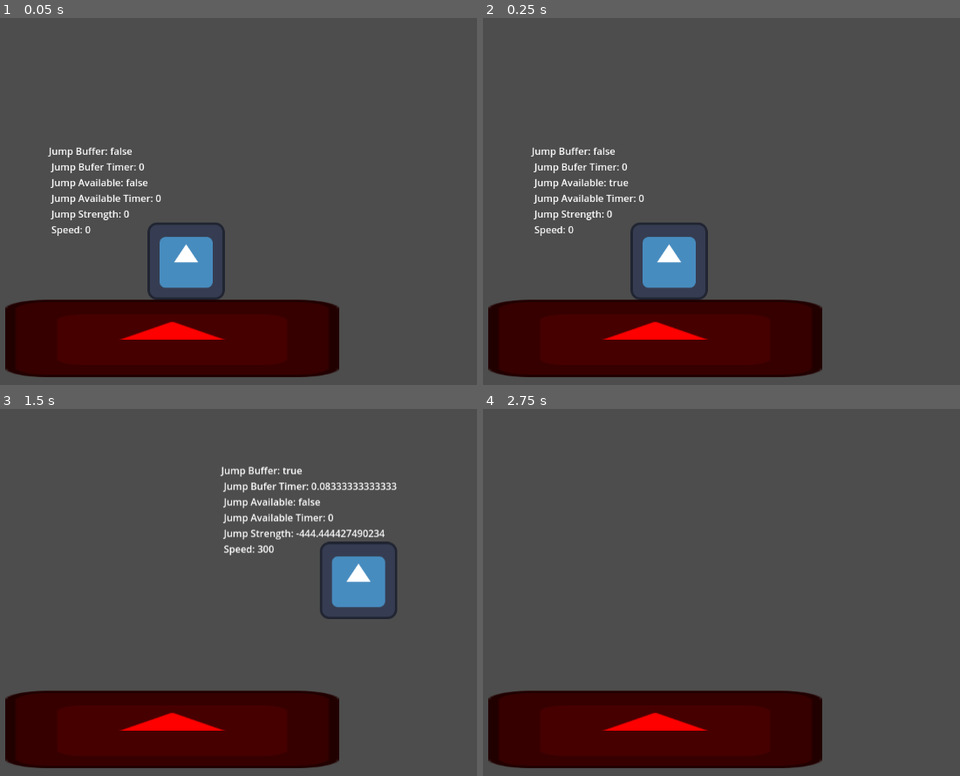
Above: before the commit, frames 1-4 (two rows, left to right).
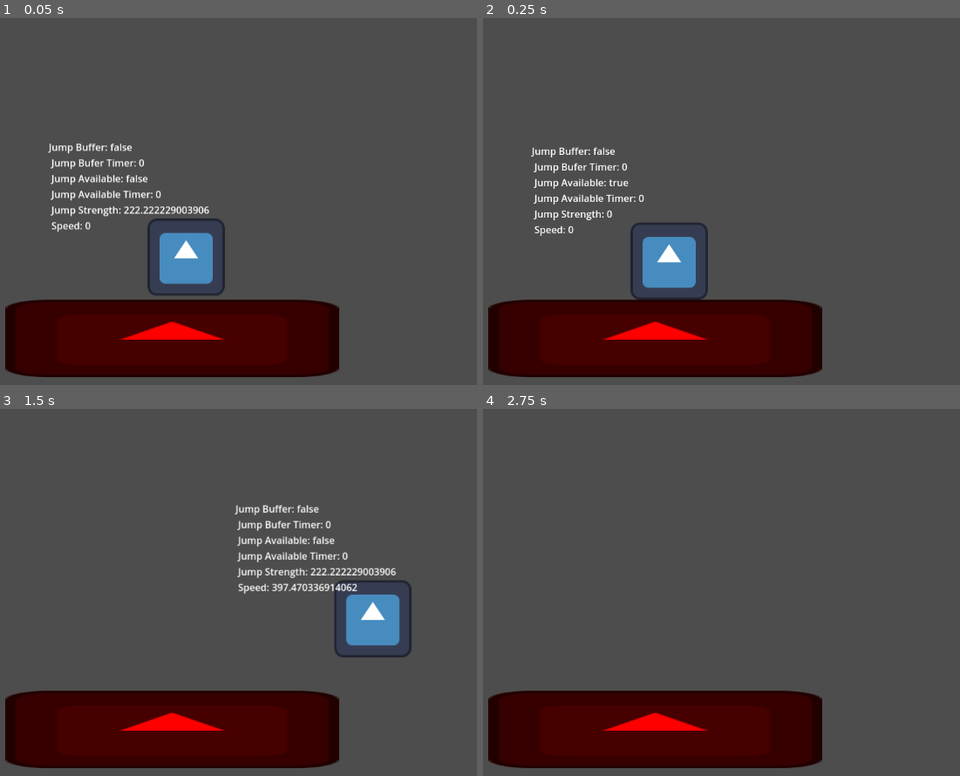
Above: after the commit, the same moments.

Repository: alexbernachi/Project-7
Game: Godot game, scene res://Prototype.tscn
The game is run twice, just before and just after one commit, with the same random seed, the same clock (stepped at 60 frames per second) and the same inputs. The project has no main scene, so this scene is started directly. The engine's default icon, where the game draws it, is replaced by a stand-in: a white triangle on a blue panel in a dark square.
Inputs:
- Up to frame 1 (0.05 s): no input
- Up to frame 2 (0.25 s): no input
- Up to frame 3 (1.5 s): tap Enter at 0.5 s; hold W (Jump) 0.53-1.28 s; hold D (Right) from 0.53 s (still down); tap W (Jump) at 1.35 s
- Up to frame 4 (2.75 s): tap W (Jump) at 1.52, 1.82 s; release D (Right) at 2.03 s; hold A (Left) from 2.03 s (still down); hold W (Jump) from 2.03 s (still down)

The runs differ from the first frame. In frame 1, 2.8% of the frame differs, in the area x 10-48%, y 34-77%; in frame 2, less than 0.1%; in frame 3, 6.4%, in the area x 46-87%, y 15-68%; in frame 4, nothing differs.

Commit message:
Player Movement Upgrade
+ added movement with acceleration and friction
+ added controller support
* Rearrange Code for easy read and better handle
*fix Jump buffer bug that give the player max jump height
- Remove the jump limit and make jump variable height custom for holding

Diff:
--- a/Player/player.gd
+++ b/Player/player.gd
@@ -11,17 +11,22 @@
 @export var Jump_Time_to_Ascend : float
 @export var Jump_Time_to_Descend : float
 
+#Jump_velocity calculate and give the player Jump
+#Jump Gravity and Fall Gravity calculate and give gravity to the player, depend on the Ascened and Descend
 @onready var Jump_Velocity : float = ((2.0 * Jump_Strength ) / Jump_Time_to_Ascend) * -1.0
 @onready var Jump_Gravity : float = ((-2.0 * Jump_Strength) / (Jump_Time_to_Ascend * Jump_Time_to_Ascend)) * -1.0
 @onready var Fall_Gravity : float = ((-2.0 * Jump_Strength) / (Jump_Time_to_Descend * Jump_Time_to_Descend)) * -1.0
 
 @export var Speed : float
+@export var Acceleration : float
+@export var Friction : float
 
-@export var Engine_Speed: float
+@export_range(0,1) var Engine_Speed: float = 1
 
 var Jump_Available :bool = false
 var Jump_Buffer: bool = false
 
+#check for Debug input
 var input: float
 
 func _physics_process(delta):
@@ -31,8 +36,11 @@
 	if is_on_floor():
 		Coyote_Timer.stop()
 		Jump_Available = true
-		if Jump_Buffer and is_on_floor():
+	# If Jump buffer is on, It made the Player Jump
+		if Jump_Buffer:
+			if Input.is_action_pressed("Jump") :
 				Jump()
+			Jump_Buffer = false
 
 	#check if it not on floor
 	if not is_on_floor():
@@ -45,22 +53,25 @@
 
 	# Handle Jump.
 	if Input.is_action_just_pressed("Jump"):
-		#Make Jump buffer true and start the timer
-		Jump_Buffer = true
-		Jump_Buffer_Timer.start(Coyote_Jump_Time)
+
 		if Jump_Available:
 			Jump()
+		#Make Jump buffer true and start the timer
+		else:
+			Jump_Buffer = true
+			Jump_Buffer_Timer.start(Jump_Buffer_Time)
 
 	#Make variable Jump Height, holding down the button just increase their jump height
-	if Input.is_action_just_released("Jump") and velocity.y < 0.0 :
-		velocity.y = Jump_Velocity / 2
+	if Input.is_action_just_released("Jump") and velocity.y < 0:
+		velocity.y = 0
 
 	# Get the input direction and handle the movement/deceleration.
+	# Give the player some acceleration and Friction
 	var direction = Input.get_axis("Left", "Right")
 	if direction:
-		velocity.x = direction * Speed
+		velocity.x = lerp(velocity.x, Speed * direction, Acceleration)
 	else:
-		velocity.x = move_toward(velocity.x, 0, Speed)
+		velocity.x = lerp(velocity.x, 0.0 , Friction)
 
 	move_and_slide()
 	Reset_Game()
@@ -69,6 +80,16 @@
 func Jump() -> void:
 	velocity.y = Jump_Velocity
 	Jump_Available = false
+
+#Give gravity either from a jump or walking off the stage
+func Get_Gravity () -> float:
+	if velocity.y < 0.0:
+		return Jump_Gravity
+	else:
+		return Fall_Gravity
+
+
+#region Debugging
 
 @warning_ignore("unused_parameter")
 func _process(delta):
@@ -95,6 +116,7 @@
 	if Input.is_action_just_pressed("Reset"):
 		get_tree().reload_current_scene()
 	pass
+#endregion
 
 func Debug_View():
 	#Debug for Jump Buffer and Coyote Jump
@@ -106,12 +128,7 @@
 		+ "\n Speed: " + str(velocity.x)
 	pass
 
-#Give gravity either from a jump or walking off the stage
-func Get_Gravity () -> float:
-	if velocity.y < 0.0:
-		return Jump_Gravity
-	else:
-		return Fall_Gravity
+#region Timer Time out
 
 #turn off Coyote Jump
 func _on_coyote_timer_timeout():
@@ -122,3 +139,4 @@
 func Jump_Buffer_Timeout():
 	Jump_Buffer = false
 	pass # Replace with function body.
+#endregion
--- a/Player/player.tscn
+++ b/Player/player.tscn
@@ -8,6 +8,8 @@
 
 [node name="Player" type="CharacterBody2D"]
 script = ExtResource("1_g6d1r")
+Acceleration = 0.1
+Friction = 0.8
 
 [node name="Icon" type="Sprite2D" parent="."]
 texture = ExtResource("1_4ds21")
--- a/Prototype.tscn
+++ b/Prototype.tscn
@@ -10,13 +10,14 @@
 
 [node name="Player" parent="." instance=ExtResource("1_55mg0")]
 position = Vector2(599, 429)
-Jump_Buffer_Time = 0.1
+Jump_Buffer_Time = 0.4
 Coyote_Jump_Time = 0.2
 Jump_Strength = 200.0
-Jump_Time_to_Ascend = 0.3
-Jump_Time_to_Descend = 0.2
-Speed = 300.0
-Engine_Speed = 1.0
+Jump_Time_to_Ascend = 0.4
+Jump_Time_to_Descend = 0.3
+Speed = 400.0
+Acceleration = 0.085
+Friction = 0.25
 
 [node name="StaticBody2D" type="StaticBody2D" parent="."]
 modulate = Color(1, 0, 0, 1)
--- a/project.godot
+++ b/project.godot
@@ -20,12 +20,14 @@
 "deadzone": 0.5,
 "events": [Object(InputEventKey,"resource_local_to_scene":false,"resource_name":"","device":-1,"window_id":0,"alt_pressed":false,"shift_pressed":false,"ctrl_pressed":false,"meta_pressed":false,"pressed":false,"keycode":0,"physical_keycode":65,"key_label":0,"unicode":97,"echo":false,"script":null)
 , Object(InputEventKey,"resource_local_to_scene":false,"resource_name":"","device":-1,"window_id":0,"alt_pressed":false,"shift_pressed":false,"ctrl_pressed":false,"meta_pressed":false,"pressed":false,"keycode":0,"physical_keycode":4194319,"key_label":0,"unicode":0,"echo":false,"script":null)
+, Object(InputEventJoypadMotion,"resource_local_to_scene":false,"resource_name":"","device":-1,"axis":0,"axis_value":-1.0,"script":null)
 ]
 }
 Right={
 "deadzone": 0.5,
 "events": [Object(InputEventKey,"resource_local_to_scene":false,"resource_name":"","device":-1,"window_id":0,"alt_pressed":false,"shift_pressed":false,"ctrl_pressed":false,"meta_pressed":false,"pressed":false,"keycode":0,"physical_keycode":68,"key_label":0,"unicode":100,"echo":false,"script":null)
 , Object(InputEventKey,"resource_local_to_scene":false,"resource_name":"","device":-1,"window_id":0,"alt_pressed":false,"shift_pressed":false,"ctrl_pressed":false,"meta_pressed":false,"pressed":false,"keycode":0,"physical_keycode":4194321,"key_label":0,"unicode":0,"echo":false,"script":null)
+, Object(InputEventJoypadMotion,"resource_local_to_scene":false,"resource_name":"","device":-1,"axis":0,"axis_value":1.0,"script":null)
 ]
 }
 Jump={
@@ -33,16 +35,19 @@
 "events": [Object(InputEventKey,"resource_local_to_scene":false,"resource_name":"","device":-1,"window_id":0,"alt_pressed":false,"shift_pressed":false,"ctrl_pressed":false,"meta_pressed":false,"pressed":false,"keycode":0,"physical_keycode":87,"key_label":0,"unicode":119,"echo":false,"script":null)
 , Object(InputEventKey,"resource_local_to_scene":false,"resource_name":"","device":-1,"window_id":0,"alt_pressed":false,"shift_pressed":false,"ctrl_pressed":false,"meta_pressed":false,"pressed":false,"keycode":0,"physical_keycode":32,"key_label":0,"unicode":32,"echo":false,"script":null)
 , Object(InputEventKey,"resource_local_to_scene":false,"resource_name":"","device":-1,"window_id":0,"alt_pressed":false,"shift_pressed":false,"ctrl_pressed":false,"meta_pressed":false,"pressed":false,"keycode":0,"physical_keycode":4194320,"key_label":0,"unicode":0,"echo":false,"script":null)
+, Object(InputEventJoypadButton,"resource_local_to_scene":false,"resource_name":"","device":-1,"button_index":0,"pressure":0.0,"pressed":true,"script":null)
 ]
 }
 Reset={
 "deadzone": 0.5,
 "events": [Object(InputEventKey,"resource_local_to_scene":false,"resource_name":"","device":-1,"window_id":0,"alt_pressed":false,"shift_pressed":false,"ctrl_pressed":true,"meta_pressed":false,"pressed":false,"keycode":0,"physical_keycode":82,"key_label":0,"unicode":0,"echo":false,"script":null)
+, Object(InputEventJoypadButton,"resource_local_to_scene":false,"resource_name":"","device":-1,"button_index":13,"pressure":0.0,"pressed":true,"script":null)
 ]
 }
 Debug_View={
 "deadzone": 0.5,
 "events": [Object(InputEventKey,"resource_local_to_scene":false,"resource_name":"","device":-1,"window_id":0,"alt_pressed":false,"shift_pressed":false,"ctrl_pressed":true,"meta_pressed":false,"pressed":false,"keycode":0,"physical_keycode":84,"key_label":0,"unicode":0,"echo":false,"script":null)
+, Object(InputEventJoypadButton,"resource_local_to_scene":false,"resource_name":"","device":-1,"button_index":14,"pressure":0.0,"pressed":true,"script":null)
 ]
 }
 
